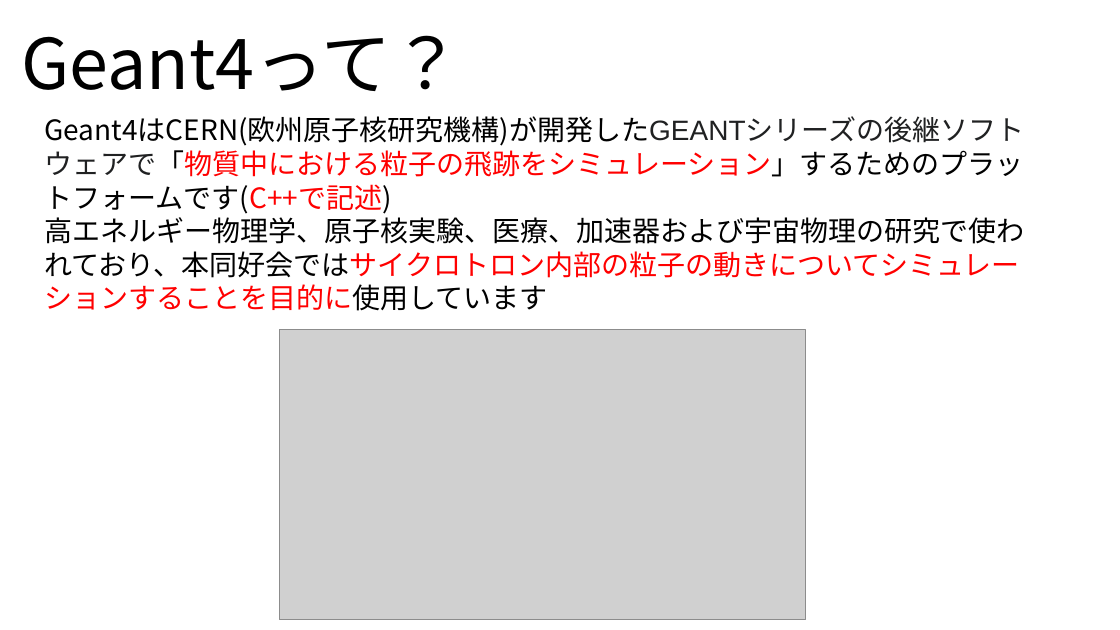
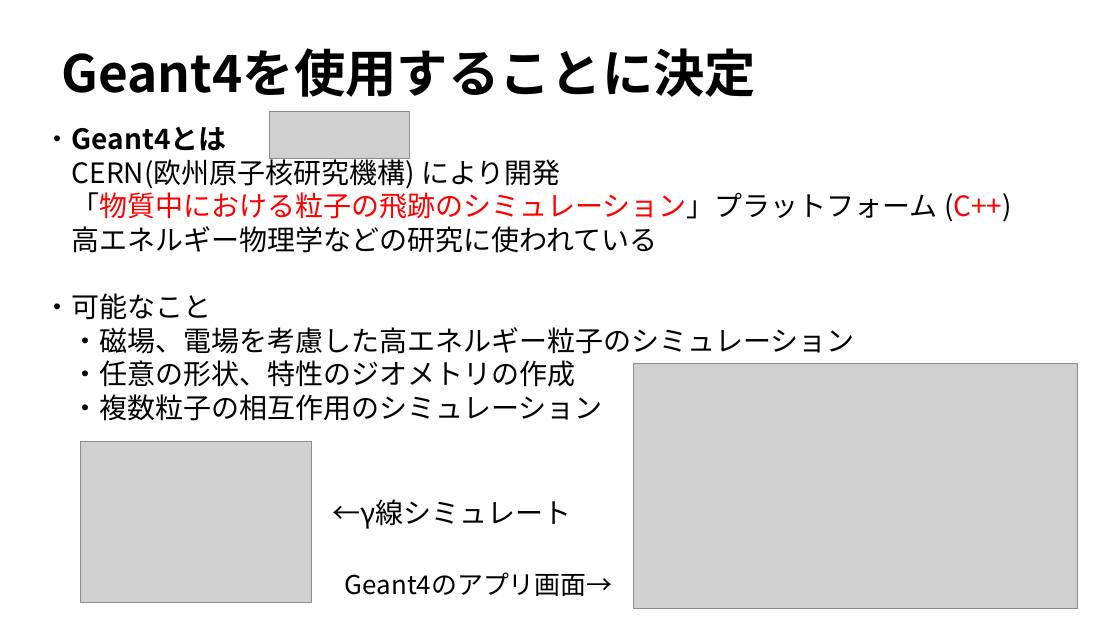
Before and after one commit to NNCT-KasoKen/2024_OyamaPresentation, a slide deck: slide 2 of 2024_OyamaPresentation.pptx (slide 15 before the commit). Drawn at 1120x630 pixels with LibreOffice and Linux fonts; fonts in the diff are those of the drawing; grey boxes stand for pictures. Boxes give left, top, right and bottom in pixels: in the first picture for what was removed or moved away, otherwise in the second. Text is boxed around its words. In the diff, an @@ line names an element or a change of style, - is before the commit and + after.

```diff
--- a/2024_OyamaPresentation.pptx
+++ b/2024_OyamaPresentation.pptx
@@ text removed at box(22, 35, 462, 91) @@
-Geant4って？
@@ title added at box(62, 48, 756, 97), 44 pt, text #000000, bold @@
+Geant4を使用することに決定
@@ picture added at box(269, 112, 409, 158) @@
@@ text at box(44, 127, 1012, 421): text changed @@
-Geant4はCERN(欧州原子核研究機構)が開発したGEANTシリーズの後継ソフトウェアで「物質中における粒子の飛跡をシミュレーション」するためのプラットフォームです(C++で記述)
-高エネルギー物理学、原子核実験、医療、加速器および宇宙物理の研究で使われており、本同好会ではサイクロトロン内部の粒子の動きについてシミュレーションすることを目的に使用しています
+・Geant4とは
+CERN(欧州原子核研究機構) により開発
+「物質中における粒子の飛跡のシミュレーション」プラットフォーム (C++)
+高エネルギー物理学などの研究に使われている
+・可能なこと
+・磁場、電場を考慮した高エネルギー粒子のシミュレーション
+・任意の形状、特性のジオメトリの作成
+・複数粒子の相互作用のシミュレーション
@@ picture: place and size @@
-picture at box(279, 330, 806, 620)
+picture at box(634, 364, 1078, 609)
@@ picture added at box(81, 442, 312, 602) @@
@@ text added at box(333, 499, 572, 529), 24 pt, text #000000 @@
+←γ線シミュレート
@@ text added at box(345, 572, 613, 596), 22.2 pt, text #000000 @@
+Geant4のアプリ画面→
```
Also in this commit, not shown: 4 other slides changed, 3 slides added, 12 slides removed, 8 other files.
